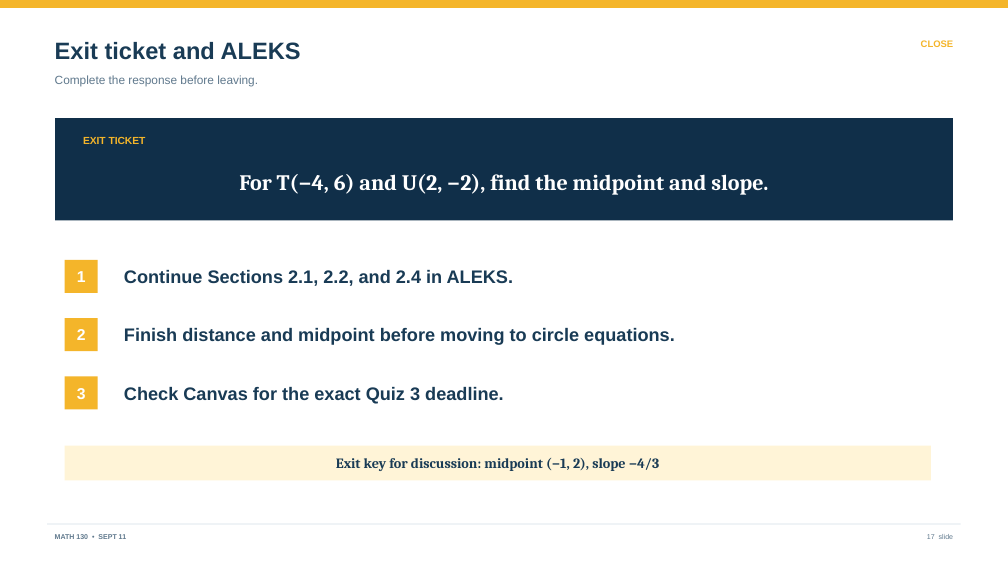
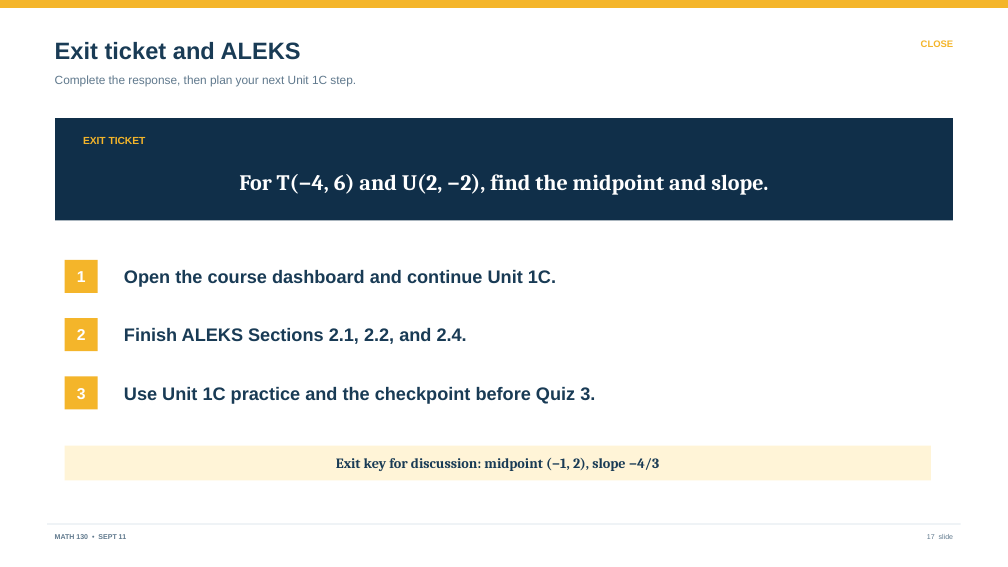
Before and after one commit to andrewhvolk/andrewhvolk.github.io, a slide deck: slide 17 of slides/Math130CoordinateGeometry_2026-09-11.pptx. Drawn at 1008x567 pixels with LibreOffice and Linux fonts; fonts in the diff are those of the drawing. Boxes give left, top, right and bottom in pixels: in the first picture for what was removed or moved away, otherwise in the second. Text is boxed around its words. In the diff, an @@ line names an element or a change of style, - is before the commit and + after.

Commit message:
Update Friday lecture with course site guidance

```diff
--- a/slides/Math130CoordinateGeometry_2026-09-11.pptx
+++ b/slides/Math130CoordinateGeometry_2026-09-11.pptx
@@ text at (x1=55, y1=75, x2=356, y2=86): text changed @@
-Complete the response before leaving.
+Complete the response, then plan your next Unit 1C step.
@@ text at (x1=124, y1=270, x2=556, y2=287): text changed @@
-Continue Sections 2.1, 2.2, and 2.4 in ALEKS.
+Open the course dashboard and continue Unit 1C.
@@ text at (x1=124, y1=328, x2=467, y2=344): text changed @@
-Finish distance and midpoint before moving to circle equations.
+Finish ALEKS Sections 2.1, 2.2, and 2.4.
@@ text at (x1=124, y1=387, x2=595, y2=404): text changed @@
-Check Canvas for the exact Quiz 3 deadline.
+Use Unit 1C practice and the checkpoint before Quiz 3.
```
Also in this commit, not shown: 3 other slides changed, 1 other file.
